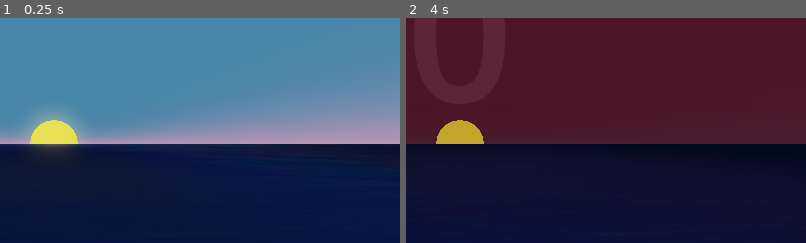
Above: before the commit, frames 1-2 (left to right).
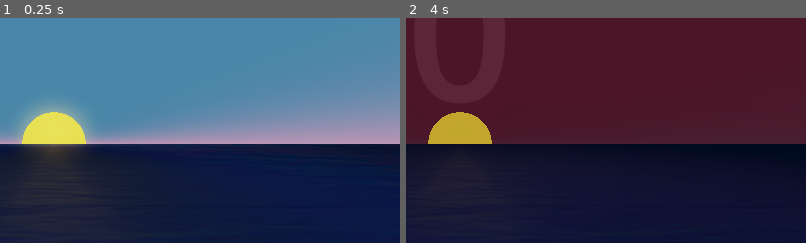
Above: after the commit, the same moments.

Repository: HyperGameDev/Relaxing_Bubble_Pop
Game: Godot game, scene res://ZEN.tscn
Same seed, same stepped clock (60 frames per second), same inputs: the game is played once before the commit and once after it.
Inputs (mouse positions are % of the whole screen's width and height, from its top left):
- Up to frame 1 (0.25 s): no input
- Up to frame 2 (4 s): tap Enter at 0.5, 2, 3.5 s; move the mouse to (72, 45) at 0.52 s; hold C (Count) 0.53-1.28 s; tap D (Dark) at 0.8, 1.35, 3.8 s; tap Space at 1.25, 2.75 s; move the mouse to (30, 55) at 1.27 s; hold L (Left, bound only before the commit) 1.28-2.03 s; tap A (Active, bound only after the commit) at 1.55 s; move the mouse to (60, 28) at 2.02 s; hold A (Active, bound only after the commit) 2.03-2.78 s; tap T (Total, bound only after the commit) at 2.3, 2.85 s; move the mouse to (45, 70) at 2.77 s; tap C (Count) at 3.05 s; move the mouse to (80, 65) at 3.52 s; hold L (Left, bound only before the commit) from 3.53 s (still down); hold C (Count) from 3.53 s (still down)
The pictures show only the part of the screen within x 43-93%, y 22-72%; the shares and areas given below are measured in that part.

The runs differ from the first frame. In frame 1, 3.2% of the frame differs, in the area x 3-24%, y 38-94%; in frame 2, 0.8%.

Commit message:
Added new counter for total bubbles ever vs active
Active bubbles means the ones actually still poppable. Total bubbles includes ones that have left the stage and were never popped

Mobile controls are update to include this

Added new size of text for the counts, so all 3 can be visible at once

Adjusted the anchor on the count container so it stays in place better

Adjusted the floating speed of bubbles so they are not overpowered by the vertical float array

Diff:
--- a/Messenger.gd
+++ b/Messenger.gd
@@ -7,4 +7,4 @@
 signal bubble_top
 signal float_end_loop
 
-signal update_bubbles_left
+signal update_bubbles_total
--- a/ZEN.tscn
+++ b/ZEN.tscn
@@ -13,6 +13,7 @@
 [ext_resource type="Script" path="res://hacky_load.gd" id="6_ip3m3"]
 [ext_resource type="PackedScene" uid="uid://bjpd22s3jktcl" path="res://particles_blast.tscn" id="6_ivt3r"]
 [ext_resource type="Texture2D" uid="uid://cpu83s0e8nfl4" path="res://icons/icon_left.png" id="6_x8hj1"]
+[ext_resource type="Texture2D" uid="uid://cn26bsfj3txki" path="res://icons/icon_available.png" id="7_07f5s"]
 [ext_resource type="Texture2D" uid="uid://ddc5dnujlknn" path="res://icons/icon_count.png" id="7_dujlo"]
 [ext_resource type="PackedScene" uid="uid://crem5axttkk1j" path="res://particles_pop.tscn" id="7_ypmkk"]
 [ext_resource type="Texture2D" uid="uid://b7jjarwbrfgq1" path="res://icons/icon_pause.png" id="8_8pyic"]
@@ -22,6 +23,9 @@
 
 [sub_resource type="SystemFont" id="SystemFont_50tpk"]
 font_names = PackedStringArray("Arial Rounded MT")
+
+[sub_resource type="CanvasItemMaterial" id="CanvasItemMaterial_wci3a"]
+blend_mode = 1
 
 [sub_resource type="CanvasItemMaterial" id="CanvasItemMaterial_4v8db"]
 blend_mode = 2
@@ -50,7 +54,7 @@
 [sub_resource type="Environment" id="Environment_7dg58"]
 background_mode = 2
 sky = SubResource("Sky_uwauc")
-sky_custom_fov = 151.1
+sky_custom_fov = 159.6
 tonemap_mode = 2
 tonemap_exposure = 0.63
 tonemap_white = 1.86
@@ -340,16 +344,16 @@
 theme_override_constants/margin_left = 12
 theme_override_constants/margin_top = 12
 
-[node name="VBoxContainer" type="VBoxContainer" parent="UI/Containter_Mobile/VBox_Touch_Menu/MarginContainer"]
+[node name="VBox_Buttons" type="VBoxContainer" parent="UI/Containter_Mobile/VBox_Touch_Menu/MarginContainer"]
+unique_name_in_owner = true
 layout_mode = 2
 theme_override_constants/separation = 75
 
-[node name="Control_Dark" type="Control" parent="UI/Containter_Mobile/VBox_Touch_Menu/MarginContainer/VBoxContainer"]
-unique_name_in_owner = true
-visible = false
-layout_mode = 2
-
-[node name="Touch_Dark" type="TouchScreenButton" parent="UI/Containter_Mobile/VBox_Touch_Menu/MarginContainer/VBoxContainer/Control_Dark"]
+[node name="Control_Dark" type="Control" parent="UI/Containter_Mobile/VBox_Touch_Menu/MarginContainer/VBox_Buttons"]
+unique_name_in_owner = true
+layout_mode = 2
+
+[node name="Touch_Dark" type="TouchScreenButton" parent="UI/Containter_Mobile/VBox_Touch_Menu/MarginContainer/VBox_Buttons/Control_Dark"]
 unique_name_in_owner = true
 position = Vector2(0, -4)
 scale = Vector2(0.09, 0.09)
@@ -357,25 +361,35 @@
 texture_pressed = ExtResource("5_13033")
 action = "Dark"
 
-[node name="Control_Left" type="Control" parent="UI/Containter_Mobile/VBox_Touch_Menu/MarginContainer/VBoxContainer"]
-unique_name_in_owner = true
-visible = false
-layout_mode = 2
-
-[node name="Touch_Left" type="TouchScreenButton" parent="UI/Containter_Mobile/VBox_Touch_Menu/MarginContainer/VBoxContainer/Control_Left"]
+[node name="Control_Total" type="Control" parent="UI/Containter_Mobile/VBox_Touch_Menu/MarginContainer/VBox_Buttons"]
+unique_name_in_owner = true
+layout_mode = 2
+
+[node name="Touch_Total" type="TouchScreenButton" parent="UI/Containter_Mobile/VBox_Touch_Menu/MarginContainer/VBox_Buttons/Control_Total"]
 unique_name_in_owner = true
 position = Vector2(0, -4)
 scale = Vector2(0.09, 0.09)
 texture_normal = ExtResource("6_x8hj1")
 texture_pressed = ExtResource("6_x8hj1")
-action = "Left"
-
-[node name="Control_Count" type="Control" parent="UI/Containter_Mobile/VBox_Touch_Menu/MarginContainer/VBoxContainer"]
-unique_name_in_owner = true
-visible = false
-layout_mode = 2
-
-[node name="Touch_Count" type="TouchScreenButton" parent="UI/Containter_Mobile/VBox_Touch_Menu/MarginContainer/VBoxContainer/Control_Count"]
+action = "Total"
+
+[node name="Control_Active" type="Control" parent="UI/Containter_Mobile/VBox_Touch_Menu/MarginContainer/VBox_Buttons"]
+unique_name_in_owner = true
+layout_mode = 2
+
+[node name="Touch_Active" type="TouchScreenButton" parent="UI/Containter_Mobile/VBox_Touch_Menu/MarginContainer/VBox_Buttons/Control_Active"]
+unique_name_in_owner = true
+position = Vector2(0, -4)
+scale = Vector2(0.09, 0.09)
+texture_normal = ExtResource("7_07f5s")
+texture_pressed = ExtResource("7_07f5s")
+action = "Active"
+
+[node name="Control_Count" type="Control" parent="UI/Containter_Mobile/VBox_Touch_Menu/MarginContainer/VBox_Buttons"]
+unique_name_in_owner = true
+layout_mode = 2
+
+[node name="Touch_Count" type="TouchScreenButton" parent="UI/Containter_Mobile/VBox_Touch_Menu/MarginContainer/VBox_Buttons/Control_Count"]
 unique_name_in_owner = true
 position = Vector2(0, -4)
 scale = Vector2(0.09, 0.09)
@@ -383,12 +397,11 @@
 texture_pressed = ExtResource("7_dujlo")
 action = "Count"
 
-[node name="Control_Pause" type="Control" parent="UI/Containter_Mobile/VBox_Touch_Menu/MarginContainer/VBoxContainer"]
-unique_name_in_owner = true
-visible = false
-layout_mode = 2
-
-[node name="Touch_Pause" type="TouchScreenButton" parent="UI/Containter_Mobile/VBox_Touch_Menu/MarginContainer/VBoxContainer/Control_Pause"]
+[node name="Control_Pause" type="Control" parent="UI/Containter_Mobile/VBox_Touch_Menu/MarginContainer/VBox_Buttons"]
+unique_name_in_owner = true
+layout_mode = 2
+
+[node name="Touch_Pause" type="TouchScreenButton" parent="UI/Containter_Mobile/VBox_Touch_Menu/MarginContainer/VBox_Buttons/Control_Pause"]
 unique_name_in_owner = true
 process_mode = 3
 position = Vector2(0, -4)
@@ -398,17 +411,19 @@
 action = "Pause"
 
 [node name="MarginContainer" type="MarginContainer" parent="UI"]
-anchors_preset = 15
+anchors_preset = -1
+anchor_left = -0.013
 anchor_right = 1.0
-anchor_bottom = 1.0
-offset_bottom = -316.0
+anchor_bottom = 0.561
+offset_left = 16.64
+offset_bottom = 0.0799561
 grow_horizontal = 2
 grow_vertical = 2
 theme_override_constants/margin_top = -51
 
 [node name="HBoxContainer" type="HBoxContainer" parent="UI/MarginContainer"]
 layout_mode = 2
-theme_override_constants/separation = 500
+theme_override_constants/separation = 65
 alignment = 1
 
 [node name="Label_Bubbles-popped" type="Label" parent="UI/MarginContainer/HBoxContainer"]
@@ -418,18 +433,30 @@
 material = SubResource("CanvasItemMaterial_sboff")
 layout_mode = 2
 theme_override_fonts/font = SubResource("SystemFont_50tpk")
-theme_override_font_sizes/font_size = 300
+theme_override_font_sizes/font_size = 105
 text = "999999"
 horizontal_alignment = 1
 
-[node name="Label_Bubbles-left" type="Label" parent="UI/MarginContainer/HBoxContainer"]
+[node name="Label_Bubbles-active" type="Label" parent="UI/MarginContainer/HBoxContainer"]
+unique_name_in_owner = true
+visible = false
+modulate = Color(1, 1, 1, 0.0627451)
+material = SubResource("CanvasItemMaterial_wci3a")
+layout_mode = 2
+theme_override_colors/font_color = Color(0.94, 0.861667, 0, 1)
+theme_override_fonts/font = SubResource("SystemFont_50tpk")
+theme_override_font_sizes/font_size = 105
+text = "999999"
+horizontal_alignment = 1
+
+[node name="Label_Bubbles-total" type="Label" parent="UI/MarginContainer/HBoxContainer"]
 unique_name_in_owner = true
 visible = false
 modulate = Color(1, 1, 1, 0.0627451)
 material = SubResource("CanvasItemMaterial_4v8db")
 layout_mode = 2
 theme_override_fonts/font = SubResource("SystemFont_50tpk")
-theme_override_font_sizes/font_size = 300
+theme_override_font_sizes/font_size = 105
 text = "999999"
 
 [node name="DirectionalLight3D" type="DirectionalLight3D" parent="."]
@@ -437,7 +464,7 @@
 transform = Transform3D(-1, -2.6401e-14, -1.50996e-07, 0, 1, -1.74846e-07, 1.50996e-07, -1.74846e-07, -1, 0, 0, 0)
 light_color = Color(0.904108, 0.70477, 0.154493, 1)
 light_energy = 2.188
-light_angular_distance = 21.25
+light_angular_distance = 33.64
 directional_shadow_mode = 0
 
 [node name="DirectionalLight3D2" type="DirectionalLight3D" parent="."]
--- a/bubble.gd
+++ b/bubble.gd
@@ -15,7 +15,7 @@
 	add_to_group("Bubble")
 	body_entered.connect(on_body_entered)
 	Messenger.sees_something.connect(on_sees_something)
-	Messenger.update_bubbles_left.emit(1,true)
+	Messenger.update_bubbles_total.emit(1,true)
 
 func on_sees_something(something):
 	if self == something:
@@ -27,7 +27,7 @@
 			await tween.finished
 			$Particles_Pop.emitting = true
 			if !hacky:
-				Messenger.update_bubbles_left.emit(-1,true)
+				Messenger.update_bubbles_total.emit(-1,true)
 				Sound.audio_pop.play()
 			if !at_end:
 				var food = load("res://bubble_food.tscn").instantiate()
--- a/bubble.tscn
+++ b/bubble.tscn
@@ -63,6 +63,7 @@
 script = ExtResource("1")
 bubble_blast = NodePath("Particles_Blast")
 mesh_1 = NodePath("MeshInstance3D")
+floating_speed = 0.6
 
 [node name="MeshInstance3D" type="MeshInstance3D" parent="."]
 mesh = SubResource("SphereMesh_iu6uw")
--- a/floater.gd
+++ b/floater.gd
@@ -35,7 +35,7 @@
 	shrink_mesh(mesh_2,false)
 	shrink_mesh(mesh_3,false)
 	await shrink_mesh(mesh_1,true).finished
-	Messenger.update_bubbles_left.emit(-1,false)
+	Messenger.update_bubbles_total.emit(-1,false)
 	#tween.kill()
 	queue_free()
 
--- a/globals.gd
+++ b/globals.gd
@@ -7,9 +7,9 @@
 var current_float_index: int = 0
 var float_switch_timer: Timer
 
-var bubbles_left: int = 0
+var bubbles_total: int = 0
 var bubbles_popped: int = 0
-var bubbles_spawned: int = 0
+var bubbles_active: int = 0
 
 func _ready() -> void:
 	set_process(true)
@@ -20,24 +20,26 @@
 	float_switch_timer.connect("timeout", Callable(self, "_on_SwitchTimer_timeout"))
 	add_child(float_switch_timer)
 	float_switch_timer.start()
-	Messenger.update_bubbles_left.connect(on_update_bubbles_left)
+	Messenger.update_bubbles_total.connect(on_update_bubbles_total)
 	Messenger.debug_arrow.connect(on_debug_arrow)
 
 func _input(event: InputEvent) -> void:
 	if event.is_action_pressed("Pause"):
 		get_tree().paused = !get_tree().paused
 
-func on_update_bubbles_left(adjustment,was_popped):
-	bubbles_left += adjustment
-	bubbles_spawned += adjustment
+func on_update_bubbles_total(adjustment,was_popped):
 	if adjustment < 0:
 		if was_popped:
 			bubbles_popped += abs(adjustment)
 		else:
-			bubbles_spawned += abs(adjustment)
+			bubbles_total += abs(adjustment)
+
+	bubbles_total += adjustment
+	bubbles_active += adjustment
+
 
 	#if OS.has_feature("debug"):
-		#print(bubbles_left)
+		#print(bubbles_total)
 
 func update_float_force_values(float_force_array):
 	float_force_values = float_force_array.duplicate()
--- a/mobile.gd
+++ b/mobile.gd
@@ -1,15 +1,20 @@
 extends MarginContainer
 
 @onready var control_mobile_dark: Control = %Control_Dark
-@onready var control_mobile_left: Control = %Control_Left
+@onready var control_mobile_total: Control = %Control_Total
 @onready var control_mobile_count: Control = %Control_Count
 @onready var control_mobile_pause: Control = %Control_Pause
+@onready var control_mobile_active: Control = %Control_Active
 
 @onready var button_mobile_menu: TouchScreenButton = %Touch_Menu
+
 @onready var button_mobile_dark: TouchScreenButton = %Touch_Dark
-@onready var button_mobile_left: TouchScreenButton = %Touch_Left
+@onready var button_mobile_total: TouchScreenButton = %Touch_Total
 @onready var button_mobile_count: TouchScreenButton = %Touch_Count
 @onready var button_mobile_pause: TouchScreenButton = %Touch_Pause
+@onready var button_mobile_active: TouchScreenButton = %Touch_Active
+
+@onready var button_mobile_buttons: VBoxContainer = %VBox_Buttons
 
 
 func _ready():
@@ -19,7 +24,7 @@
 		visible = false
 	button_mobile_menu.released.connect(on_mobile_menu_released)
 	#button_mobile_dark.released.connect(on_mobile_dark_released)
-	#button_mobile_left.released.connect(on_mobile_left_released)
+	#button_mobile_total.released.connect(on_mobile_total_released)
 	#button_mobile_count.released.connect(on_mobile_count_released)
 	#button_mobile_pause.released.connect(on_mobile_pause_released)
 
@@ -31,7 +36,4 @@
 	return is_mobile_os or has_web
 
 func on_mobile_menu_released():
-	control_mobile_dark.visible = !control_mobile_dark.visible
-	control_mobile_left.visible = !control_mobile_left.visible
-	control_mobile_count.visible = !control_mobile_count.visible
-	control_mobile_pause.visible = !control_mobile_pause.visible
+	button_mobile_buttons.visible = !button_mobile_buttons.visible
--- a/project.godot
+++ b/project.godot
@@ -35,9 +35,9 @@
 "events": [Object(InputEventMouseButton,"resource_local_to_scene":false,"resource_name":"","device":-1,"window_id":0,"a …(258 unchanged characters)…
 ]
 }
-Left={
+Total={
 "deadzone": 0.5,
-"events": [Object(InputEventKey,"resource_local_to_scene":fa …(140 unchanged characters)… d":false,"keycode":0,"physical_keycode":76,"key_label":0,"unicode":108,"location":0,"echo":false,"script":null)
+"events": [Object(InputEventKey,"resource_local_to_scene":fa …(140 unchanged characters)… d":false,"keycode":0,"physical_keycode":84,"key_label":0,"unicode":116,"location":0,"echo":false,"script":null)
 ]
 }
 Pause={
@@ -60,6 +60,11 @@
 "events": [Object(InputEventKey,"resource_local_to_scene":false,"resource_name":"","device":-1,"window_id":0,"alt_press …(192 unchanged characters)…
 ]
 }
+Active={
+"deadzone": 0.5,
+"events": [Object(InputEventKey,"resource_local_to_scene":false,"resource_name":"","device":-1,"window_id":0,"alt_pressed":false,"shift_pressed":false,"ctrl_pressed":false,"meta_pressed":false,"pressed":false,"keycode":0,"physical_keycode":65,"key_label":0,"unicode":97,"location":0,"echo":false,"script":null)
+]
+}
 
 [input_devices]
 
--- a/ui.gd
+++ b/ui.gd
@@ -1,29 +1,51 @@
 extends CanvasLayer
 
-@export var bubble_label_font_small: int = 170
+@export var bubble_label_font_small: int = 105
+@export var bubble_label_font_medium: int = 170
 @export var bubble_label_font_large: int = 300
 
-@onready var label_bubbles_left: Label = %"Label_Bubbles-left"
+@onready var label_bubbles_total: Label = %"Label_Bubbles-total"
 @onready var label_bubbles_popped: Label = %"Label_Bubbles-popped"
+@onready var label_bubbles_active: Label = %"Label_Bubbles-active"
 
 
 func _process(delta: float) -> void:
-	label_bubbles_left.text = str(Globals.bubbles_left)
+	label_bubbles_total.text = str(Globals.bubbles_total)
 	label_bubbles_popped.text = str(Globals.bubbles_popped)
+	label_bubbles_active.text = str(Globals.bubbles_active)
 
 func _input(event: InputEvent) -> void:
-	if event.is_action_pressed("Left"):
-		label_bubbles_left.visible = !label_bubbles_left.visible
+	if event.is_action_pressed("Total"):
+		label_bubbles_total.visible = !label_bubbles_total.visible
 		check_bubble_labels_visibility()
 
 	if event.is_action_pressed("Count"):
 		label_bubbles_popped.visible = !label_bubbles_popped.visible
 		check_bubble_labels_visibility()
 
+	if event.is_action_pressed("Active"):
+		label_bubbles_active.visible = !label_bubbles_active.visible
+		check_bubble_labels_visibility()
+
 func check_bubble_labels_visibility():
-	if label_bubbles_left.visible and label_bubbles_popped.visible:
-		label_bubbles_left.add_theme_font_size_override("font_size",bubble_label_font_small)
-		label_bubbles_popped.add_theme_font_size_override("font_size",bubble_label_font_small)
+	var visible_count = 0
+
+	if label_bubbles_total.visible:
+		visible_count += 1
+	if label_bubbles_popped.visible:
+		visible_count += 1
+	if label_bubbles_active.visible:
+		visible_count += 1
+
+	if visible_count == 3:
+		label_bubbles_total.add_theme_font_size_override("font_size", bubble_label_font_small)
+		label_bubbles_popped.add_theme_font_size_override("font_size", bubble_label_font_small)
+		label_bubbles_active.add_theme_font_size_override("font_size", bubble_label_font_small)
+	elif visible_count == 2:
+		label_bubbles_total.add_theme_font_size_override("font_size", bubble_label_font_medium)
+		label_bubbles_popped.add_theme_font_size_override("font_size", bubble_label_font_medium)
+		label_bubbles_active.add_theme_font_size_override("font_size", bubble_label_font_medium)
 	else:
-		label_bubbles_left.add_theme_font_size_override("font_size",bubble_label_font_large)
-		label_bubbles_popped.add_theme_font_size_override("font_size",bubble_label_font_large)
+		label_bubbles_total.add_theme_font_size_override("font_size", bubble_label_font_large)
+		label_bubbles_popped.add_theme_font_size_override("font_size", bubble_label_font_large)
+		label_bubbles_active.add_theme_font_size_override("font_size", bubble_label_font_large)
--- a/zen.gd
+++ b/zen.gd
@@ -14,7 +14,7 @@
 	timer.timeout.connect(on_timer_timeout)
 
 func on_timer_timeout():
-	if Globals.bubbles_spawned < 300:
+	if Globals.bubbles_active < 300:
 			stop_spawning = false
 
 	if !stop_spawning:
@@ -43,7 +43,7 @@
 		bubble.constant_force.z = -bubble_speed
 		#print(bubble.constant_force.x)
 
-		if Globals.bubbles_left >= 300:
+		if Globals.bubbles_active >= 300:
 			stop_spawning = true
 
 		var rand_time: float = randf_range(0.0,spawn_rate_maximum)
Not shown: 1 places in ZEN.tscn that only renumber resources
Binary file added: icons/icon_available.png
Not shown, added: icons/icon_available.png.import
